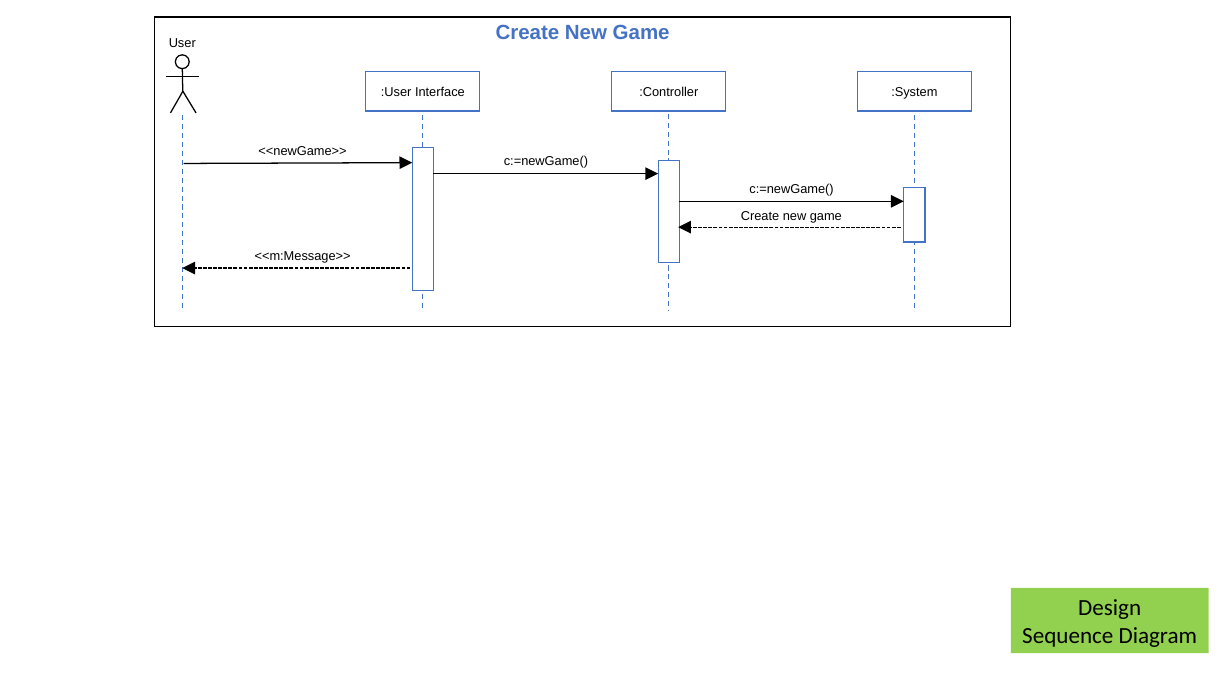
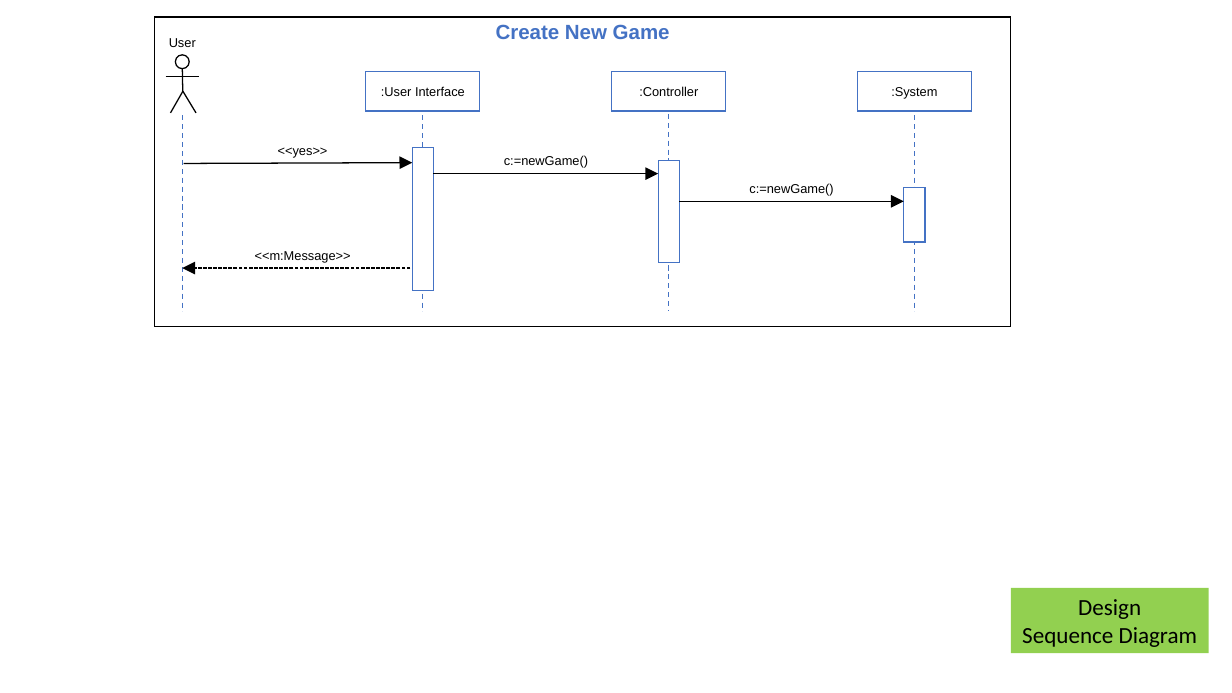
Before and after one commit to Eezby/Project-Burger, a slide deck: slide 3 of Documents/Deliverable drafts_&_templates/Deliverable 2/Sequence Diagram Source Graphics.pptx. Drawn at 1232x693 pixels with LibreOffice and Linux fonts; fonts in the diff are those of the drawing. Boxes give left, top, right and bottom in pixels: in the first picture for what was removed or moved away, otherwise in the second. Text is boxed around its words. In the diff, an @@ line names an element or a change of style, - is before the commit and + after.

```diff
--- a/Documents/Deliverable drafts_&_templates/Deliverable 2/Sequence Diagram Source Graphics.pptx
+++ b/Documents/Deliverable drafts_&_templates/Deliverable 2/Sequence Diagram Source Graphics.pptx
@@ text at [278, 147, 328, 158]: text changed @@
-<<newGame>>
+<<yes>>
@@ arrow removed from (901, 227) to (678, 227) @@
@@ text removed at [741, 211, 842, 223] @@
-Create new game
```
Also in this commit, not shown: 7 other slides changed, 2 other files.
